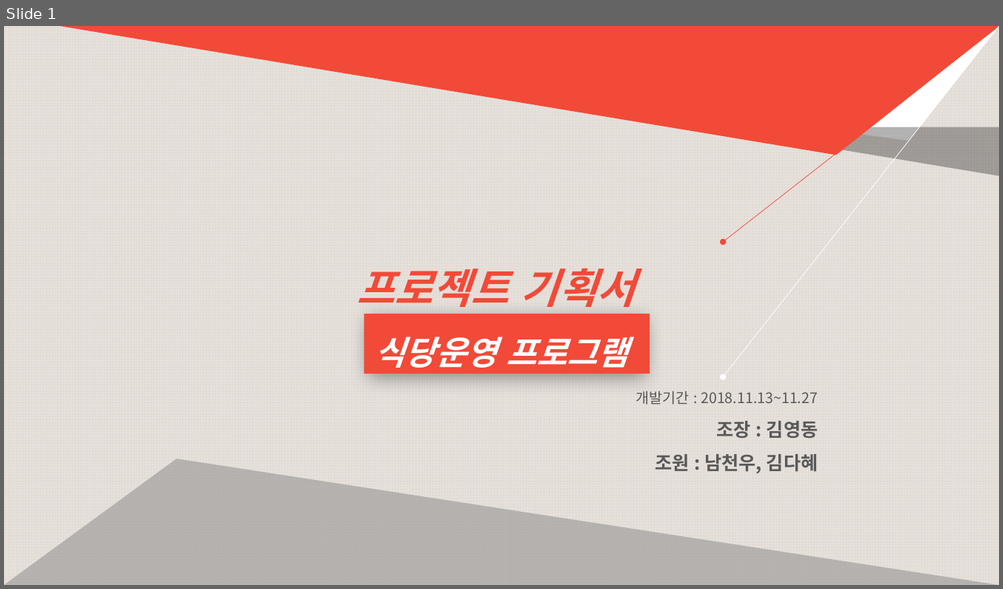
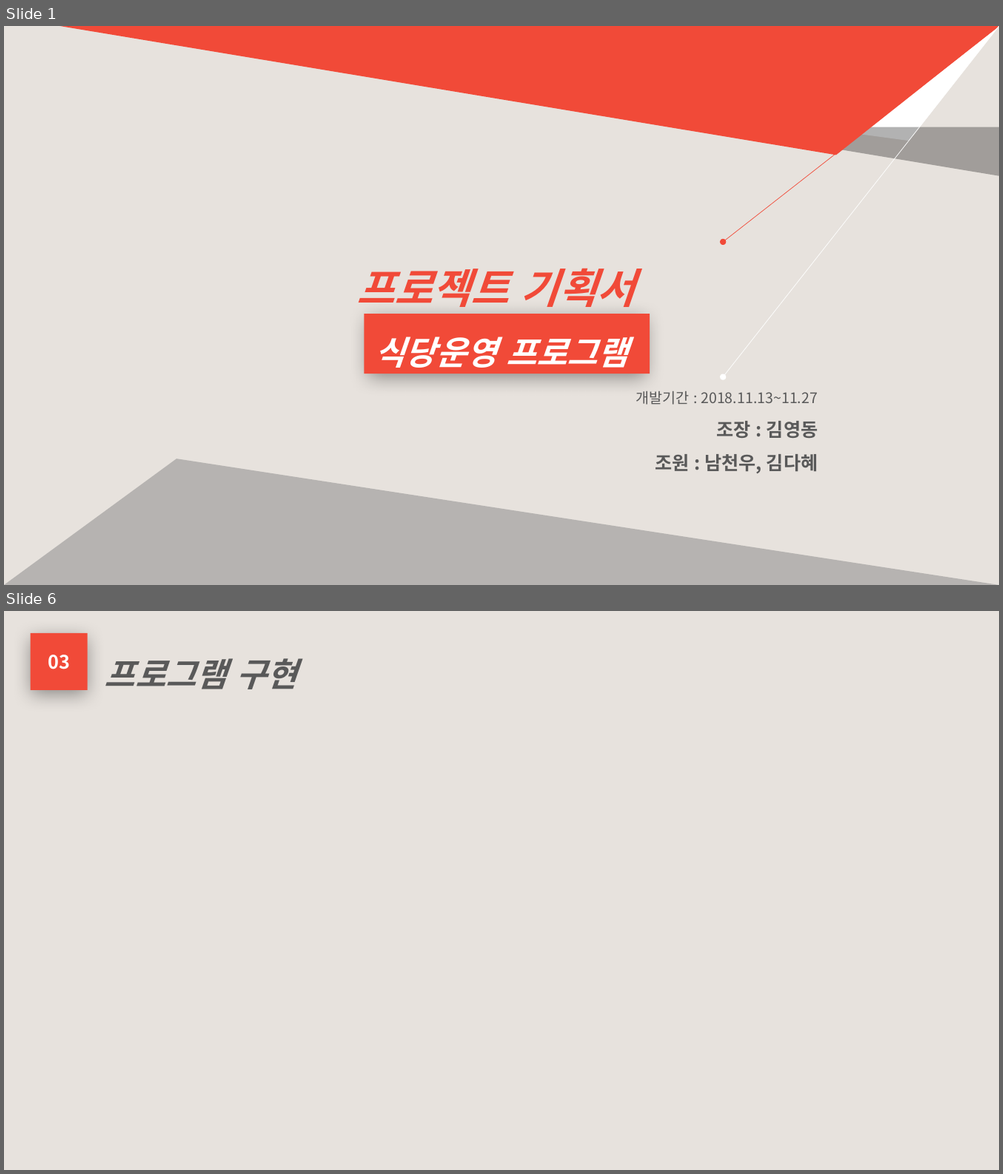
Before and after one commit to phoresis92/restaurant, a slide deck: 프로젝트 계획서.pptx. Shown one above the other, each under a label of ours: slide 1 before the commit, slides 1 and 6 after it; the slides between them are not shown. The pictures are 1003x589 and 1003x1174 pixels, drawn with LibreOffice and Linux fonts; fonts in the diff are those of the drawing. Boxes give left, top, right and bottom in pixels: in the first picture for what was removed or moved away, otherwise in the second. Text is boxed around its words. In the diff, an @@ line names an element or a change of style, - is before the commit and + after.

```diff
--- a/프로젝트 계획서.pptx
+++ b/프로젝트 계획서.pptx
@@ slide 6 added at bbox=[4, 611, 999, 1170], background #E7E2DD @@
@@ rectangle added at bbox=[30, 633, 87, 690], fill #F14A38, 18 pt, text #FFFFFF, bold @@
+03
@@ text added at bbox=[105, 658, 296, 689], 32 pt, text #595959, bold, italic @@
+프로그램 구현
```
Also in this commit, not shown: 5 other slides changed, 2 other slides added, 3 slides removed, 22 other files.
